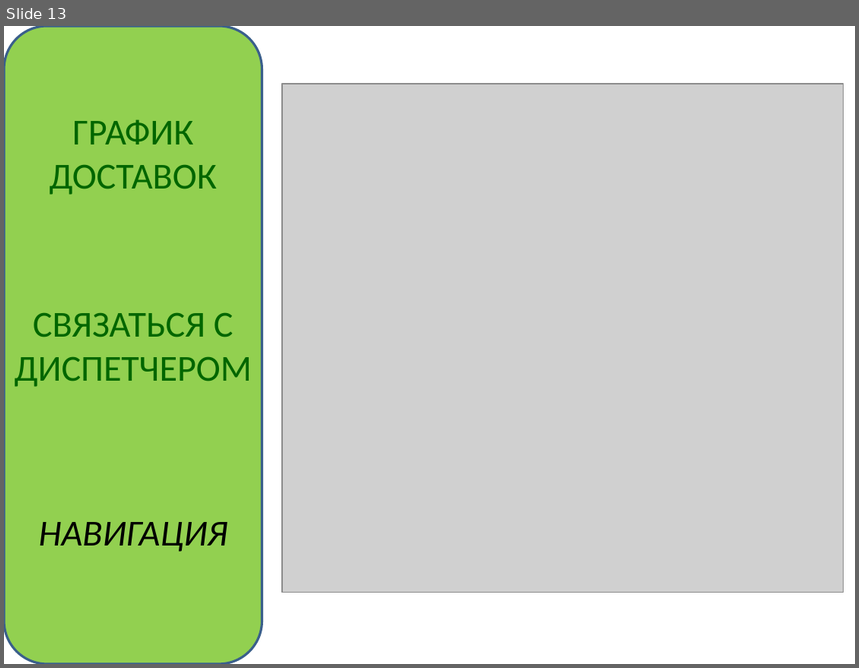
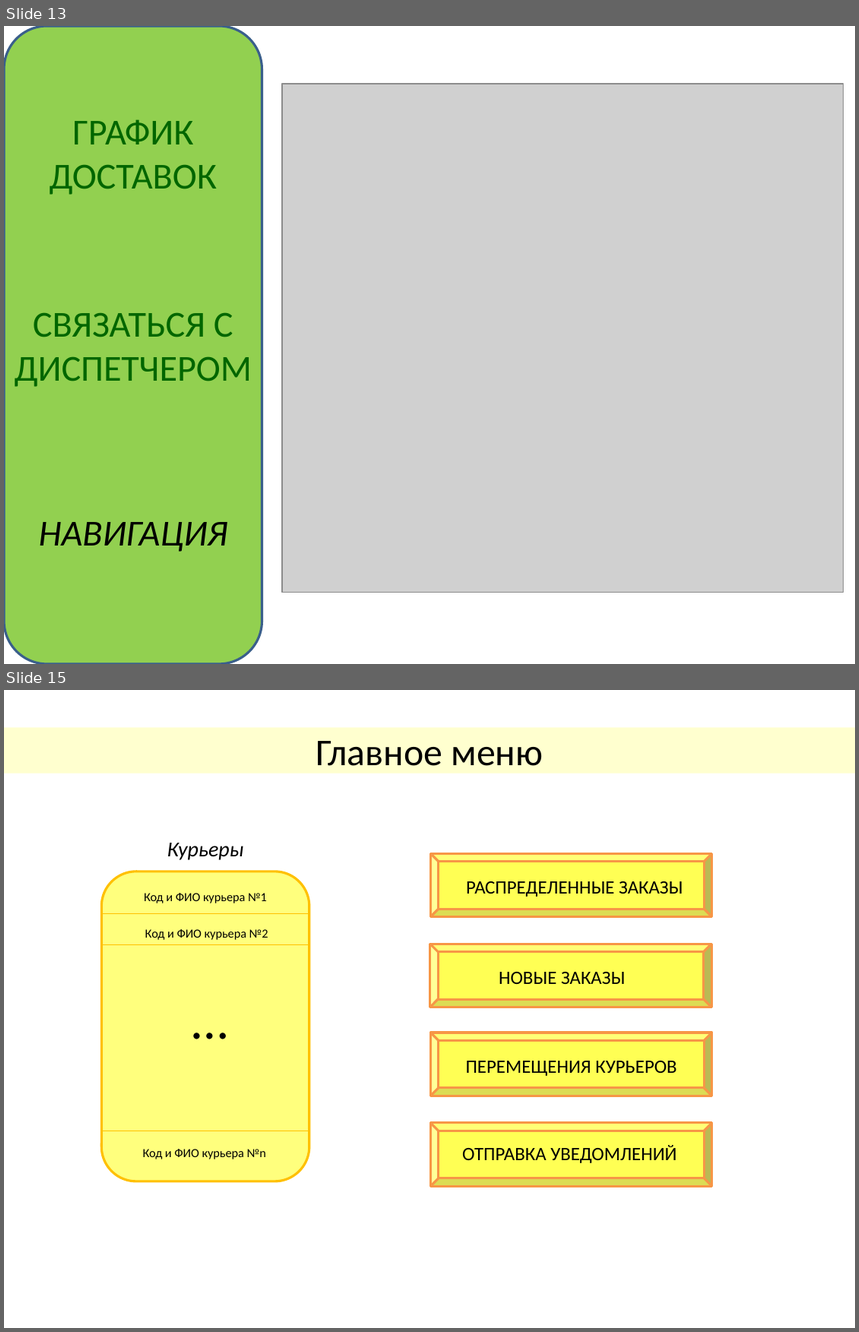
Before and after one commit to KovalAnastasia/ShipIT, a slide deck: 2. Понимание потребностей пользователей/2_2_4_Raskadrovka.pptx. Shown one above the other, each under a label of ours: slide 13 before the commit, slides 13 and 15 after it; the slides between them are not shown. The pictures are 859x668 and 859x1332 pixels, drawn with LibreOffice and Linux fonts; fonts in the diff are those of the drawing; grey boxes stand for pictures. Boxes give left, top, right and bottom in pixels: in the first picture for what was removed or moved away, otherwise in the second. Text is boxed around its words. In the diff, an @@ line names an element or a change of style, - is before the commit and + after.

```diff
--- a/2. Понимание потребностей пользователей/2_2_4_Raskadrovka.pptx
+++ b/2. Понимание потребностей пользователей/2_2_4_Raskadrovka.pptx
@@ slide 15 added at (4,690,855,1328), background #FFFFFF @@
@@ title added at (4,727,855,774), fill #FFFF00 at 19% opacity, 32 pt, text #000000 @@
+Главное меню
@@ text added at (167,843,244,860), 18 pt, text #000000, italic @@
+Курьеры
@@ rounded rectangle added at (102,872,310,1181), fill #FFFF00 at 51% opacity, outline #FFC000 2 pt @@
@@ bevel added at (430,853,712,916), fill #FFFF00 at 67% opacity, outline #F79646 2 pt @@
@@ text added at (144,893,267,904), 10.5 pt, text #000000 @@
+Код и ФИО курьера №1
@@ text added at (466,882,683,897), 16 pt, text #000000 @@
+РАСПРЕДЕЛЕННЫЕ ЗАКАЗЫ
@@ line added from (102, 914) to (310, 914), #FFC000 0.75 pt @@
@@ text added at (145,929,268,940), 10.5 pt, text #000000 @@
+Код и ФИО курьера №2
@@ line added from (102, 945) to (310, 945), #FFC000 0.75 pt @@
@@ bevel added at (430,944,712,1007), fill #FFFF00 at 67% opacity, outline #F79646 2 pt @@
@@ text added at (183,983,258,1054), 44 pt, text #000000 @@
+…
@@ text added at (499,972,625,984), 16 pt, text #000000 @@
+НОВЫЕ ЗАКАЗЫ
@@ bevel added at (430,1033,712,1096), fill #FFFF00 at 67% opacity, outline #F79646 2 pt @@
@@ text added at (466,1061,677,1076), 16 pt, text #000000 @@
+ПЕРЕМЕЩЕНИЯ КУРЬЕРОВ
@@ line added from (101, 1131) to (309, 1131), #FFC000 0.75 pt @@
@@ bevel added at (430,1123,712,1186), fill #FFFF00 at 67% opacity, outline #F79646 2 pt @@
@@ text added at (462,1145,677,1163), 16 pt, text #000000 @@
+ОТПРАВКА УВЕДОМЛЕНИЙ
@@ text added at (143,1149,266,1160), 10.5 pt, text #000000 @@
+Код и ФИО курьера №n
```
Also in this commit, not shown: 12 other slides added.
